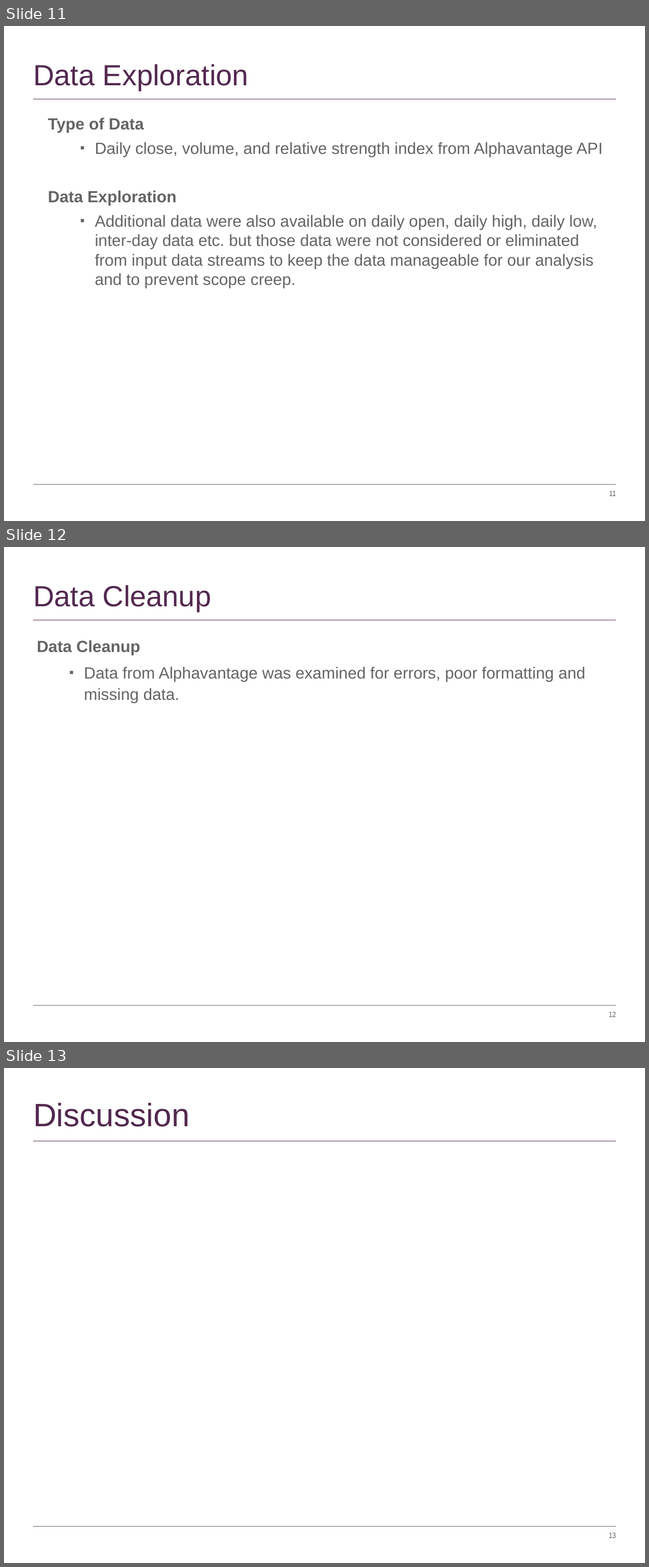
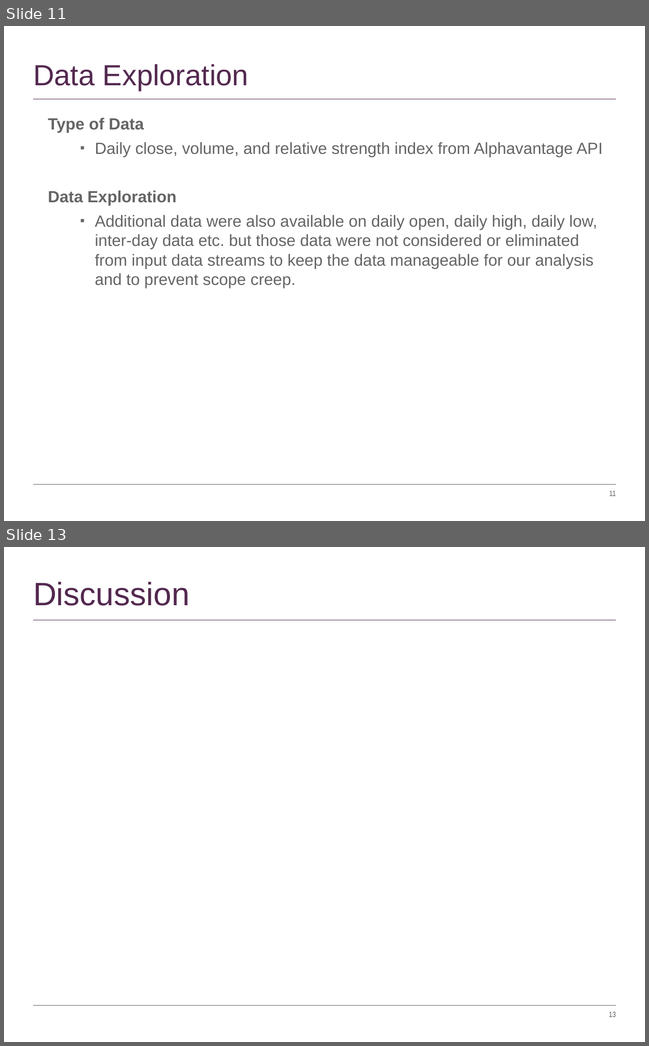
Before and after one commit to timothyyu/pr1-apple-stock-analysis, a slide deck: DataScience Project-One_Rutgers.pptx. Shown one above the other, each under a label of ours: slides 11, 12 and 13 before the commit, slides 11 and 13 after it; the slides between them are not shown. The pictures are 649x1567 and 649x1046 pixels, drawn with LibreOffice and Linux fonts; fonts in the diff are those of the drawing. Boxes give left, top, right and bottom in pixels: in the first picture for what was removed or moved away, otherwise in the second. Text is boxed around its words. In the diff, an @@ line names an element or a change of style, - is before the commit and + after.

```diff
--- a/DataScience Project-One_Rutgers.pptx
+++ b/DataScience Project-One_Rutgers.pptx
@@ slide 12 removed at [4,547,645,1042], background #FFFFFF; not listed: 3 template elements that a slide beside it also shows @@
@@ title removed at [33,585,211,611] @@
-Data Cleanup
@@ text removed at [37,640,585,703] @@
-Data Cleanup
-▪ Data from Alphavantage was examined for errors, poor formatting and missing data.
```
Also in this commit, not shown: 5 slides changed, 1 slide added, 8 other files.
